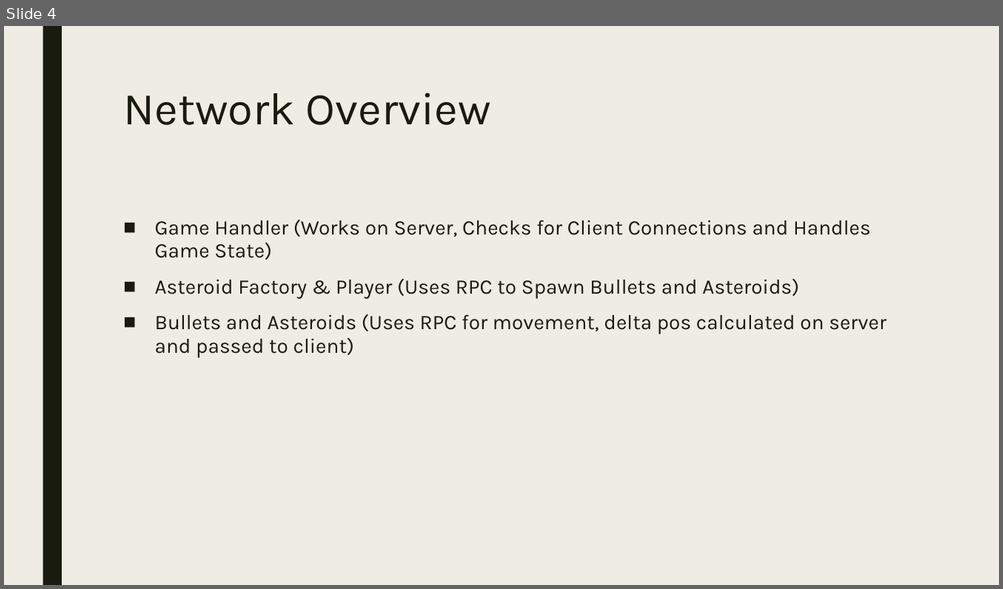
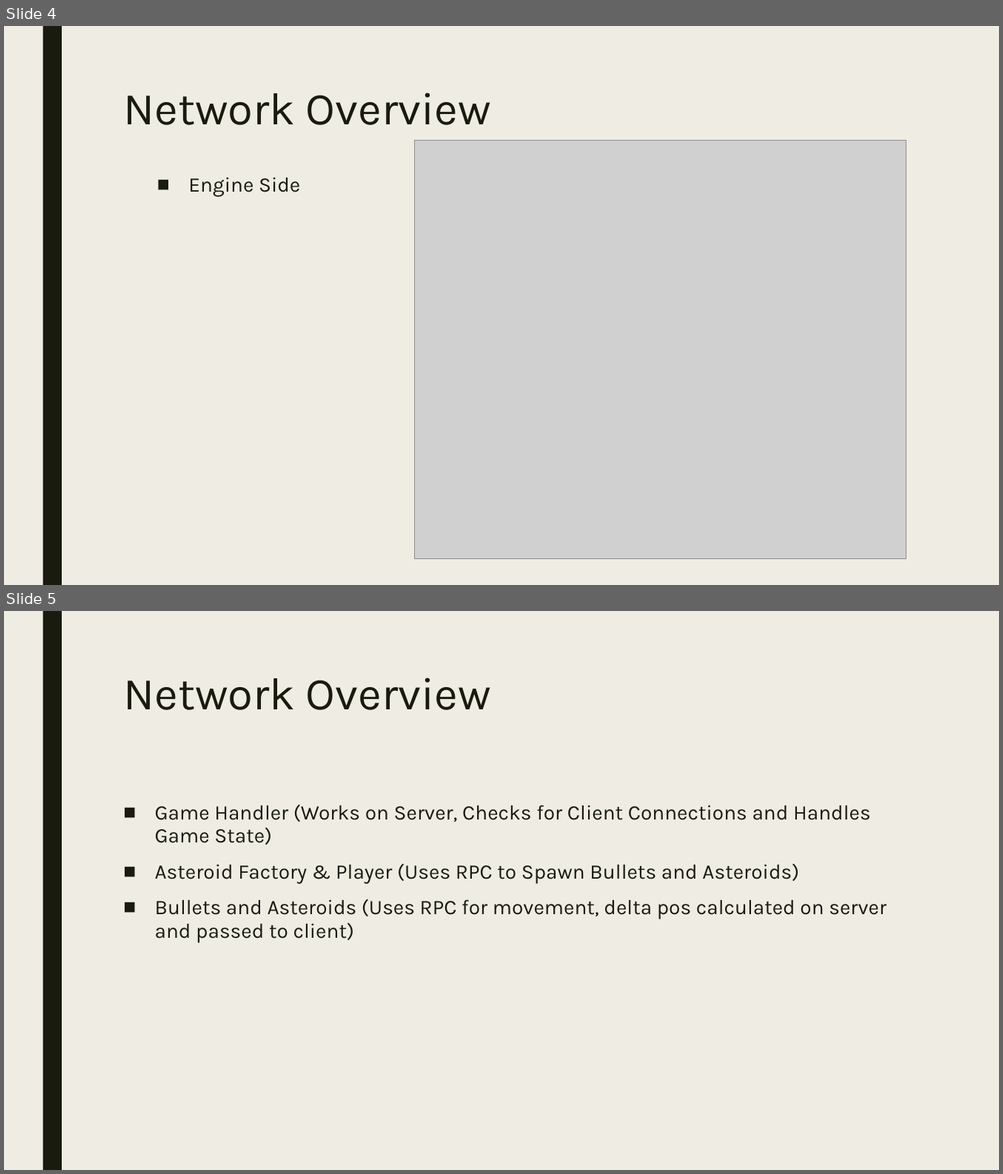
Before and after one commit to comedianhhh/SpaceShooterMP, a slide deck: NetworkAsgn2.pptx. Shown one above the other, each under a label of ours: slide 4 before the commit, slides 4 and 5 after it. The pictures are 1003x589 and 1003x1174 pixels, drawn with LibreOffice and Linux fonts; fonts in the diff are those of the drawing; grey boxes stand for pictures. Boxes give left, top, right and bottom in pixels: in the first picture for what was removed or moved away, otherwise in the second. Text is boxed around its words. In the diff, an @@ line names an element or a change of style, - is before the commit and + after.

```diff
--- a/NetworkAsgn2.pptx
+++ b/NetworkAsgn2.pptx
@@ slide 4 added at [4, 26, 999, 585], background #EFEDE3; not listed: 1 template element that a slide beside it also shows @@
@@ title added at [123, 93, 491, 125], 44 pt, text #191B0E @@
+Network Overview
@@ picture added at [415, 140, 905, 560] @@
@@ text added at [188, 177, 300, 197], 20 pt, text #191B0E @@
+■ Engine Side
@@ what was slide 4 is now slide 5 @@
```
Also in this commit, not shown: 7 slides changed, 10 other slides added, 1 slide removed, 5 other files.
